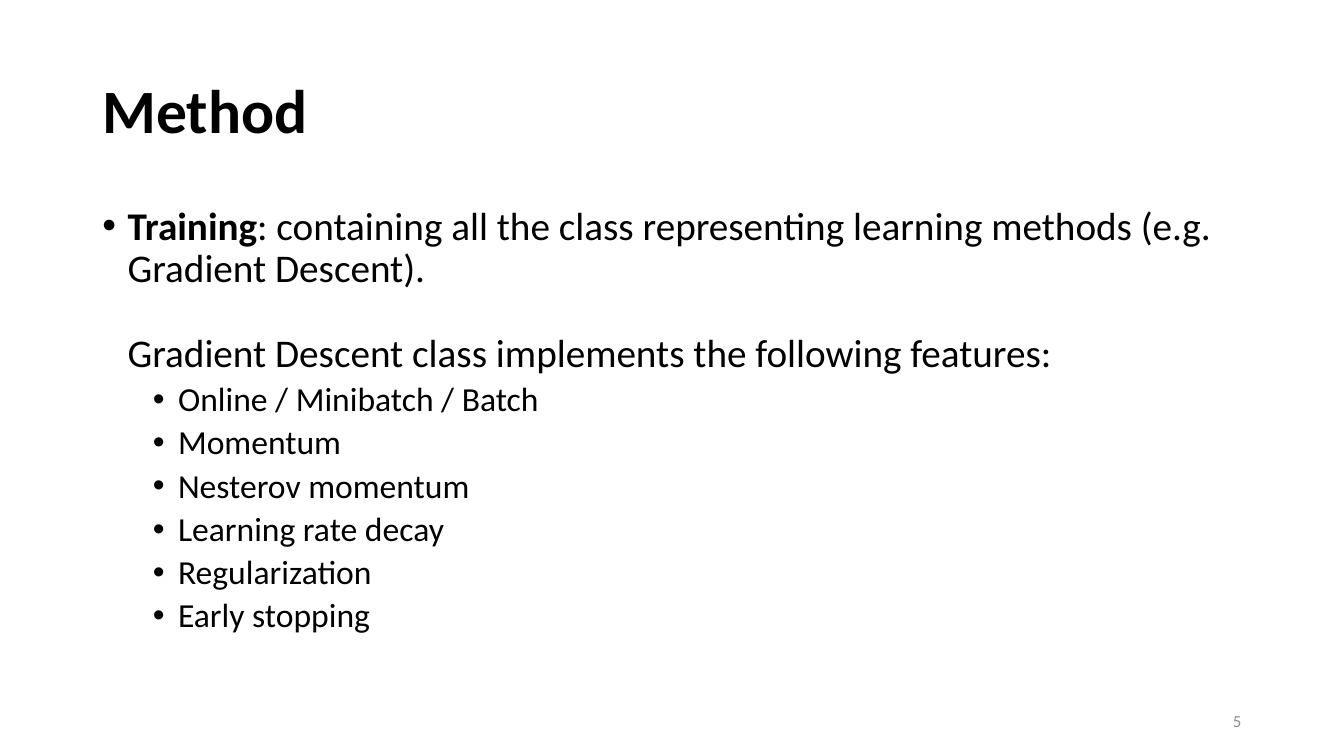
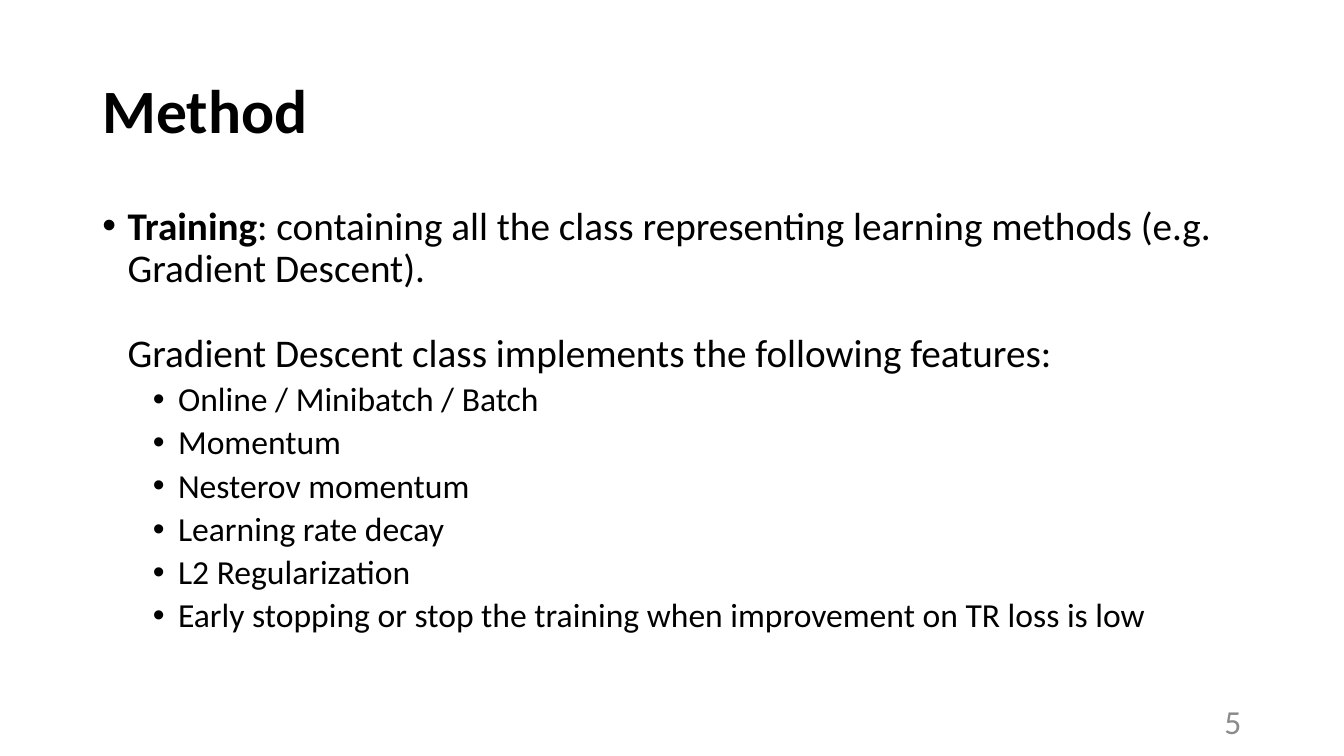
Before and after one commit to tommasoDR/NN-Implementation, a slide deck: slide 5 of Report.pptx. Drawn at 1344x756 pixels with LibreOffice and Linux fonts; fonts in the diff are those of the drawing. Boxes give left, top, right and bottom in pixels: in the first picture for what was removed or moved away, otherwise in the second. Text is boxed around its words. In the diff, an @@ line names an element or a change of style, - is before the commit and + after.

```diff
--- a/Report.pptx
+++ b/Report.pptx
@@ text at <box>178,560,1144,633</box>: text changed @@
-  • Regularization
-  • Early stopping
+  • L2 Regularization
+  • Early stopping or stop the training when improvement on TR loss is low
@@ page number at <box>1224,712,1241,734</box>: size 12 to 24 pt @@
```
Also in this commit, not shown: 17 other slides changed, 6 slides added, 1 slide removed, 15 other files.
